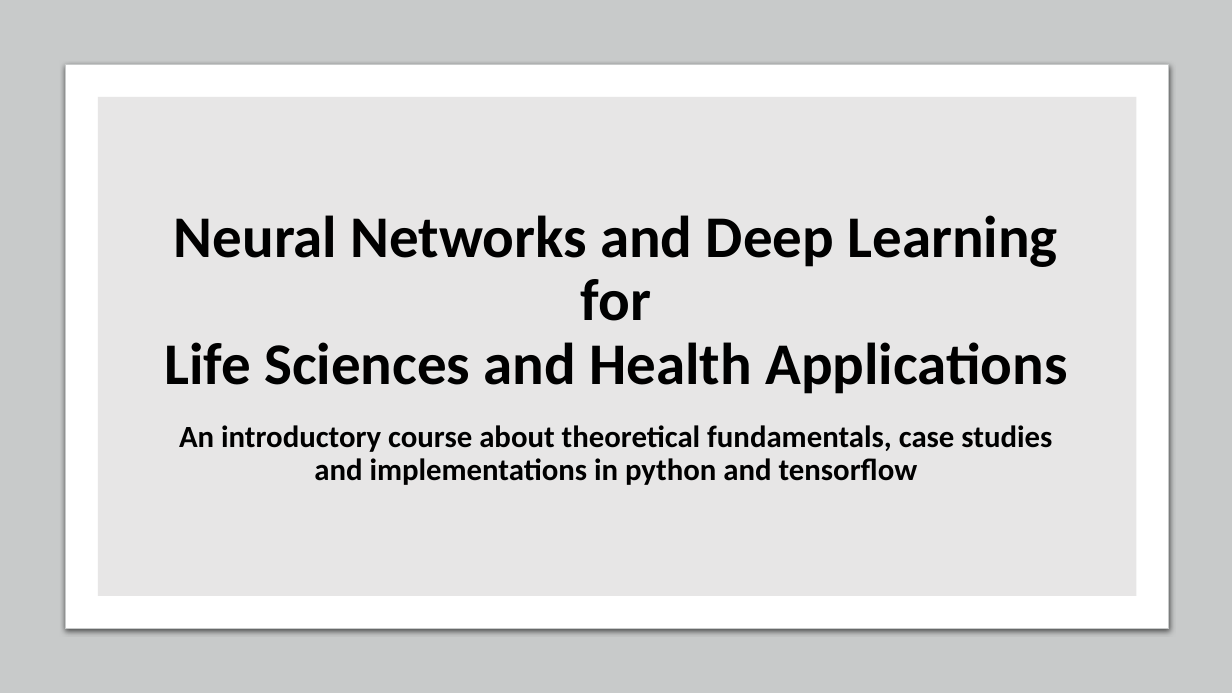
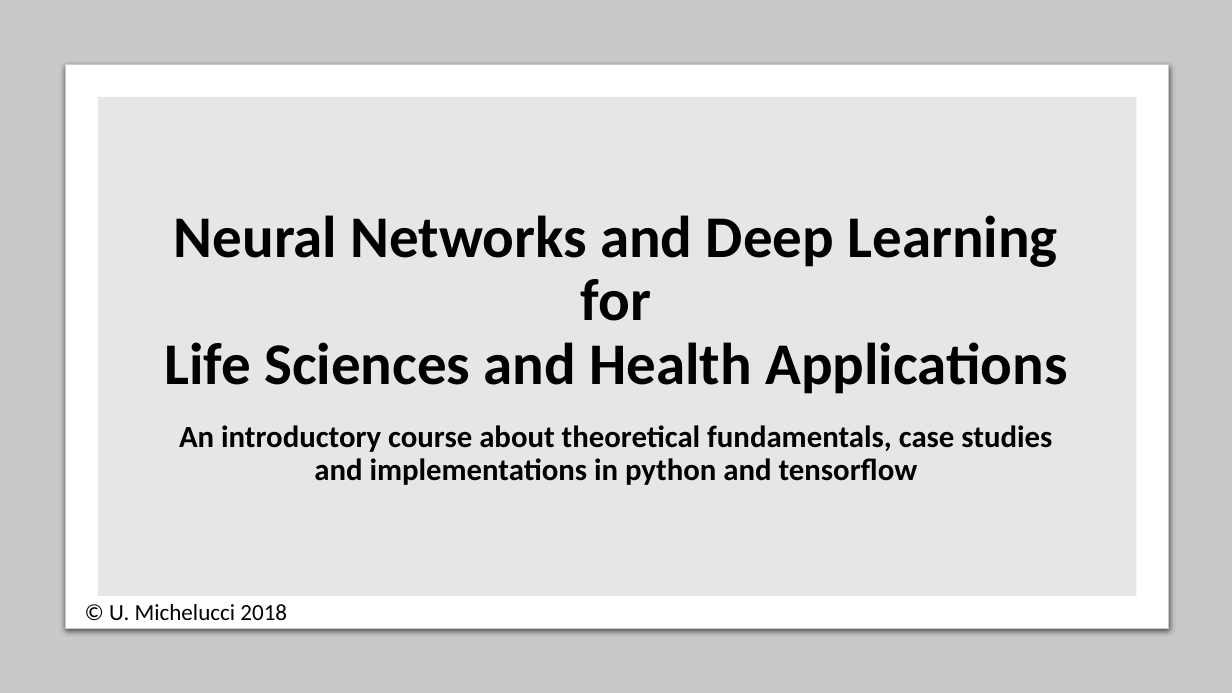
Before and after one commit to toelt-llc/COURSE-zhaw-dlcourse-spring2019, a slide deck: slide 1 of Learning_goals_overview.pptx. Drawn at 1232x693 pixels with LibreOffice and Linux fonts; fonts in the diff are those of the drawing. Boxes give left, top, right and bottom in pixels: in the first picture for what was removed or moved away, otherwise in the second. Text is boxed around its words. In the diff, an @@ line names an element or a change of style, - is before the commit and + after.

Commit message:
Completed the learning goals for the course.

```diff
--- a/Learning_goals_overview.pptx
+++ b/Learning_goals_overview.pptx
@@ text added at [109, 604, 287, 620], 18 pt, text #000000 @@
+© U. Michelucci 2018
```
Also in this commit, not shown: 7 other slides changed, 11 slides added, 11 slides removed.
